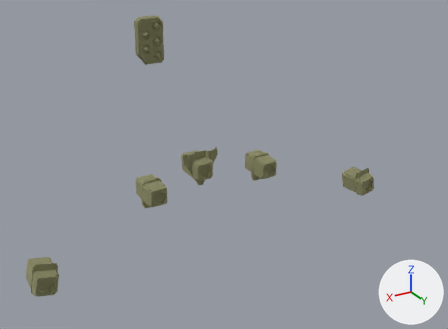
The glTF model Assets/Models/GrasshopperWeapons.glb: old version first, new version second.
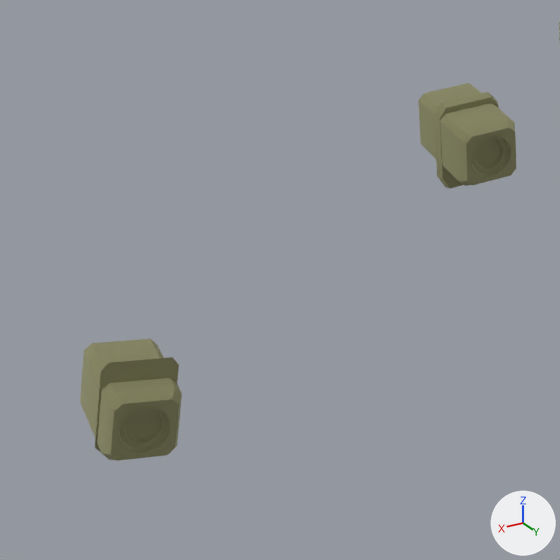
The first picture shows the older version from a camera (50 mm lens) standing at (1.15, 2.331, 2.889) and looking at (0.0, 0.413, 1.93). The close-ups show the older and then the newer version on the part from 0% to 41% of the width and 45% to 100% of the height of that picture. Only the edits that show in the close-ups are written down. Arrows for +X, +Y and +Z are at lower right; the lights stay in place. The close-ups show mesh edges as thin lines. Where no turn or scale is listed for an object, it has been applied to the vertices.

Names of what the first close-up shows: 'Forearm_Right_EH1_Laser', 'Torso_Right_EH1_Laser'.
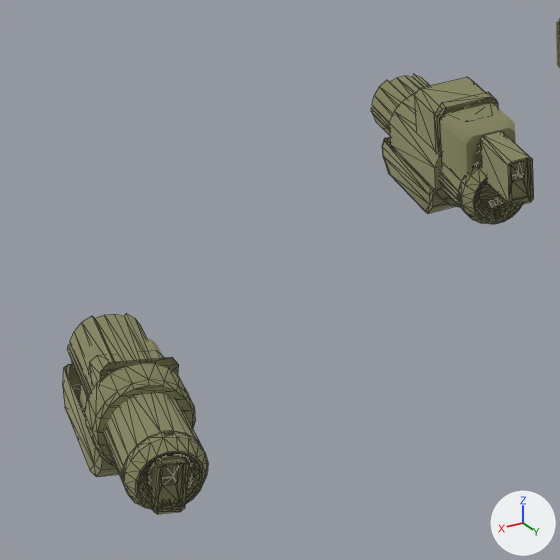
Changed parts and their boxes (x1, y1, x2, y2) in the close-ups (560 x 560 px):
'Forearm_Right_EH1_PPC', added (beige): after (63, 313, 208, 510)
'Torso_Right_EH1_PPC', added (beige): after (371, 74, 522, 224)
'Torso_Right_EH1_Flamer', added (beige): after (414, 77, 534, 207)
'Forearm_Right_EH1_Flamer', added: after (86, 350, 189, 514)
'Forearm_Right_EH1_Laser', unchanged, covered by the edit: before (80, 339, 182, 461); after (80, 339, 179, 410)

Patch to the scene script:
```diff
--- a/Assets/Models/GrasshopperWeapons.glb.py
+++ b/Assets/Models/GrasshopperWeapons.glb.py
@@ me_torso_right_eh1_ppc @@
+me_torso_right_eh1_ppc.from_pydata(...)  # 474 vertices, 758 faces; spans x -0.051..0.051, y -0.156..0.156, z -0.094..0.094
+me_torso_right_eh1_ppc.materials.append(mat_grasshoppervariantolive)  # beige #b6b693
@@ me_torso_right_eh1_flamer @@
+me_torso_right_eh1_flamer.from_pydata(...)  # 128 vertices, 236 faces; spans x -0.043..0.043, y -0.113..0.113, z -0.06..0.06
+me_torso_right_eh1_flamer.materials.append(mat_grasshoppervariantolive)  # beige #b6b693
@@ me_torso_center_eh1_flamer @@
+me_torso_center_eh1_flamer.from_pydata(...)  # 164 vertices, 288 faces; spans x -0.081..0.081, y -0.113..0.113, z -0.077..0.077
+me_torso_center_eh1_flamer.materials.append(mat_grasshoppervariantolive)  # beige #b6b693
@@ me_forearm_right_eh1_ppc @@
+me_forearm_right_eh1_ppc.from_pydata(...)  # 472 vertices, 760 faces; spans x -0.058..0.058, y -0.165..0.165, z -0.077..0.077
+me_forearm_right_eh1_ppc.materials.append(mat_grasshoppervariantolive)  # beige #b6b693
@@ me_forearm_right_eh1_flamer @@
+me_forearm_right_eh1_flamer.from_pydata(...)  # 120 vertices, 220 faces; spans x -0.051..0.051, y -0.114..0.114, z -0.063..0.063
+me_forearm_right_eh1_flamer.materials.append(mat_grasshoppervariantolive)  # beige #b6b693
@@ ob_torso_right_eh1_ppc @@
+ob_torso_right_eh1_ppc = bpy.data.objects.new('Torso_Right_EH1_PPC', me_torso_right_eh1_ppc)
+ob_torso_right_eh1_ppc.location = (0.258, 0.225, 1.786)
@@ ob_torso_right_eh1_flamer @@
+ob_torso_right_eh1_flamer = bpy.data.objects.new('Torso_Right_EH1_Flamer', me_torso_right_eh1_flamer)
+ob_torso_right_eh1_flamer.location = (0.258, 0.332, 1.82)
@@ ob_torso_center_eh1_flamer @@
+ob_torso_center_eh1_flamer = bpy.data.objects.new('Torso_Center_EH1_Flamer', me_torso_center_eh1_flamer)
+ob_torso_center_eh1_flamer.location = (0.001, 0.231, 1.842)
@@ ob_forearm_right_eh1_ppc @@
+ob_forearm_right_eh1_ppc = bpy.data.objects.new('Forearm_Right_EH1_PPC', me_forearm_right_eh1_ppc)
+ob_forearm_right_eh1_ppc.location = (0.747, 0.44, 1.663)
@@ ob_forearm_right_eh1_flamer @@
+ob_forearm_right_eh1_flamer = bpy.data.objects.new('Forearm_Right_EH1_Flamer', me_forearm_right_eh1_flamer)
+ob_forearm_right_eh1_flamer.location = (0.745, 0.494, 1.677)
```
